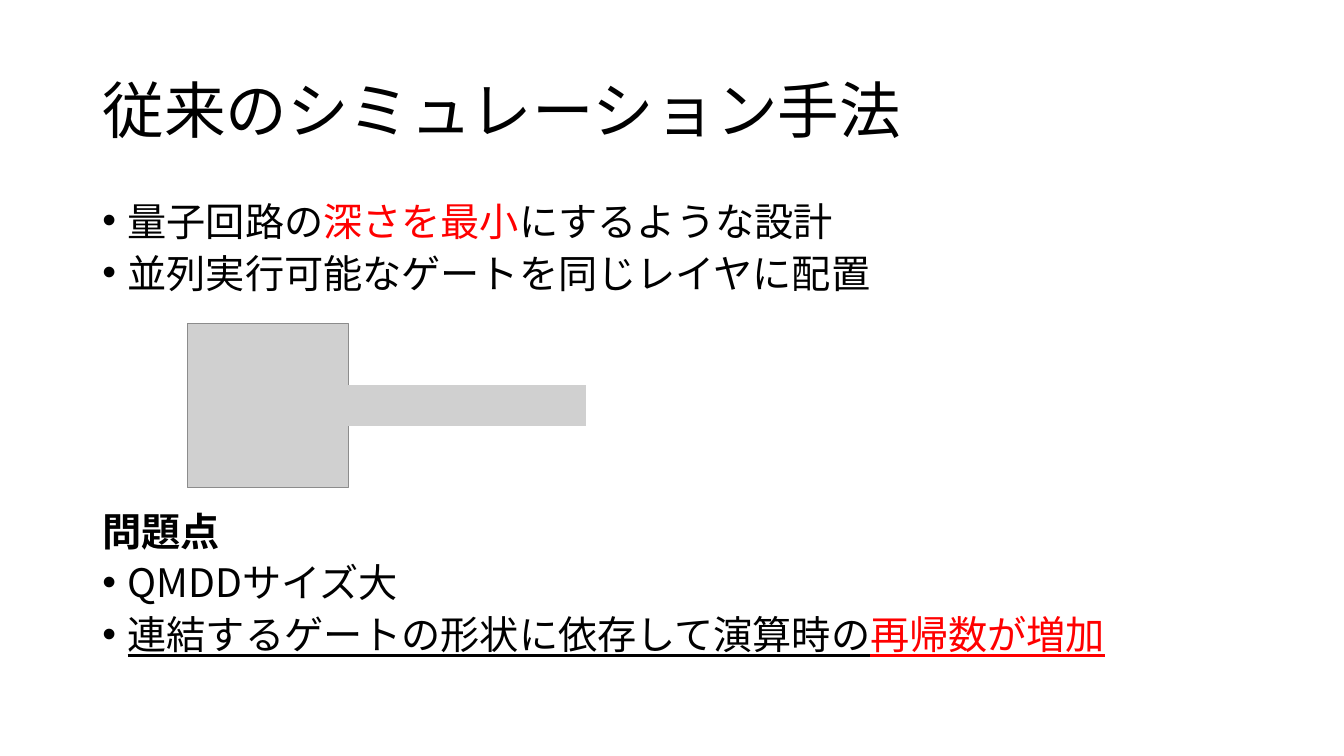
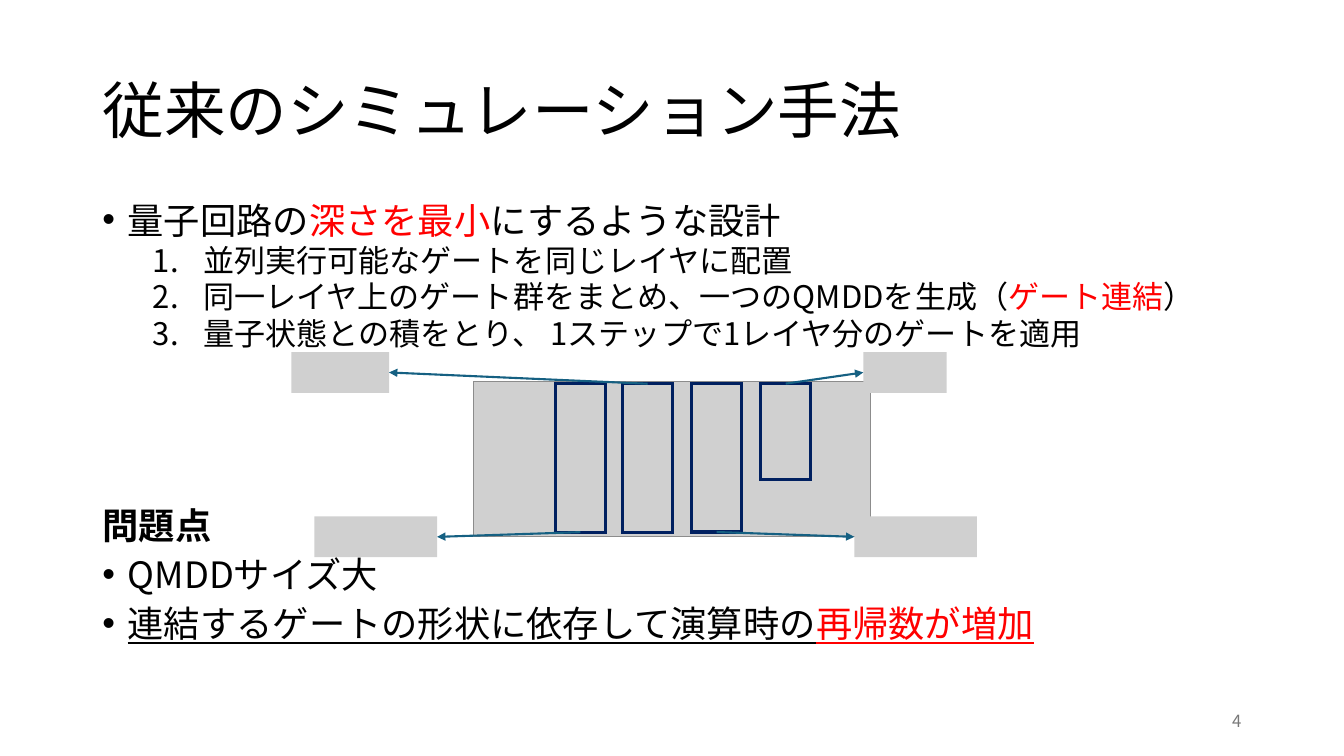
Before and after one commit to uj151133/my_quantum_simulator_with_gpu, a slide deck: slide 4 of docs/ark_theme_presentation_slide.pptx (slide 3 before the commit). Drawn at 1344x756 pixels with LibreOffice and Linux fonts; fonts in the diff are those of the drawing; grey boxes stand for pictures. Boxes give left, top, right and bottom in pixels: in the first picture for what was removed or moved away, otherwise in the second. Text is boxed around its words. In the diff, an @@ line names an element or a change of style, - is before the commit and + after.

```diff
--- a/docs/ark_theme_presentation_slide.pptx
+++ b/docs/ark_theme_presentation_slide.pptx
@@ text at box(102, 203, 1034, 644): size 28 to 25.9 pt in "量子回路の深さを最小にするような設計", "問題点", "QMDDサイズ大", "連結するゲートの形状に依存して演算時の再帰数が増加"; size 28 to 22.2 pt in "並列実行可能なゲートを同じレイヤに配置"; bullet • to 1.; list level 1 to 2 in "並列実行可能なゲートを同じレイヤに配置" @@
@@ text at box(203, 281, 1194, 354): paragraphs added @@
+  2. 同一レイヤ上のゲート群をまとめ、一つのQMDDを生成（ゲート連結）
+  3. 量子状態との積をとり、 1ステップで1レイヤ分のゲートを適用
@@ picture removed at box(188, 324, 349, 488) @@
@@ picture added at box(291, 352, 389, 392) @@
@@ picture added at box(863, 352, 947, 392) @@
@@ picture removed at box(273, 385, 586, 425) @@
@@ arrow added from (647, 384) to (389, 373), #156082 1.5 pt @@
@@ picture added at box(474, 381, 870, 536) @@
@@ rectangle added at box(556, 384, 606, 532), outline #002060 2.25 pt @@
@@ rectangle added at box(623, 384, 674, 532), outline #002060 2.25 pt @@
@@ rectangle added at box(692, 384, 742, 532), outline #002060 2.25 pt @@
@@ rectangle added at box(761, 384, 812, 480), outline #002060 2.25 pt @@
@@ arrow added from (786, 384) to (863, 373), #156082 1.5 pt @@
@@ picture added at box(315, 516, 438, 557) @@
@@ arrow added from (581, 532) to (438, 537), #156082 1.5 pt @@
@@ arrow added from (717, 532) to (855, 537), #156082 1.5 pt @@
@@ picture added at box(855, 516, 978, 557) @@
@@ page number added at box(1232, 714, 1241, 727), 12 pt, text #797979 @@
+4
```
Also in this commit, not shown: 9 other slides changed, 1 slide added, 35 other files.
